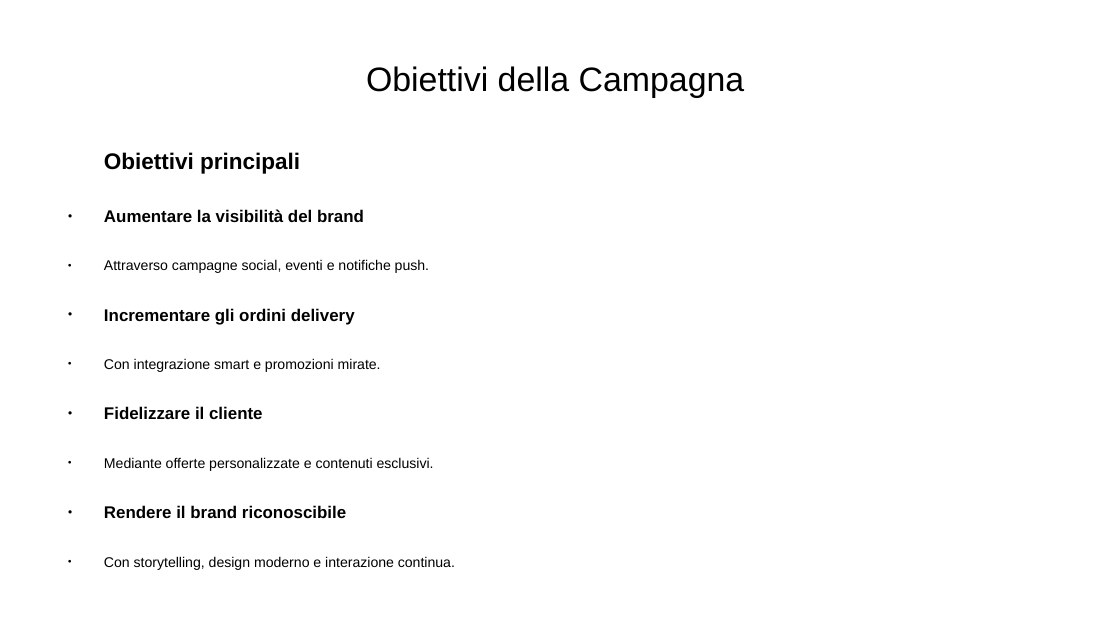
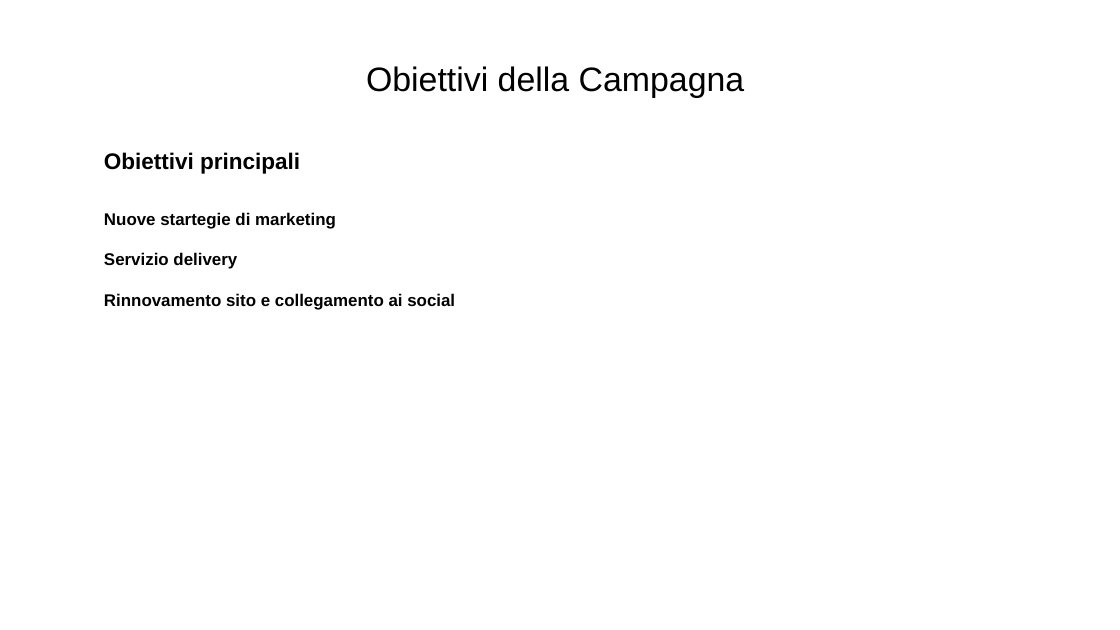
Before and after one commit to Jack-Ark-01/JustBurgerProjectWork, a slide deck: slide 6 of SecondaSuddivisioneGruppi/Logica/Materiale PPT/PPT lavoro.odp (slide 3 before the commit). Drawn at 1120x630 pixels with LibreOffice and Linux fonts; fonts in the diff are those of the drawing. Boxes give left, top, right and bottom in pixels: in the first picture for what was removed or moved away, otherwise in the second. Text is boxed around its words. In the diff, an @@ line names an element or a change of style, - is before the commit and + after.

Commit message:
Aggiornamento logica, 08/06/28, push prima di lavoro su obiettivi e strutture

```diff
--- a/SecondaSuddivisioneGruppi/Logica/Materiale PPT/PPT lavoro.odp
+++ b/SecondaSuddivisioneGruppi/Logica/Materiale PPT/PPT lavoro.odp
@@ text at box(104, 212, 455, 310): text changed; size 10 to 12 pt; bold on @@
-● Aumentare la visibilità del brand
-● Attraverso campagne social, eventi e notifiche push.
-● Incrementare gli ordini delivery
-● Con integrazione smart e promozioni mirate.
-● Fidelizzare il cliente
-● Mediante offerte personalizzate e contenuti esclusivi.
-● Rendere il brand riconoscibile
-● Con storytelling, design moderno e interazione continua.
+Nuove startegie di marketing
+Servizio delivery
+Rinnovamento sito e collegamento ai social
```
Also in this commit, not shown: 2 other slides changed, 13 slides added, 6 other files.
